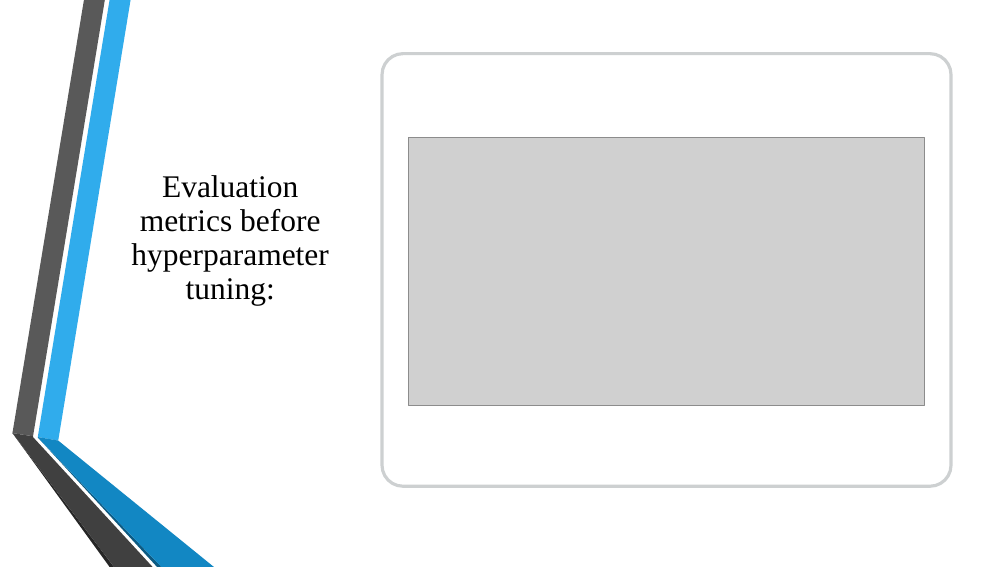
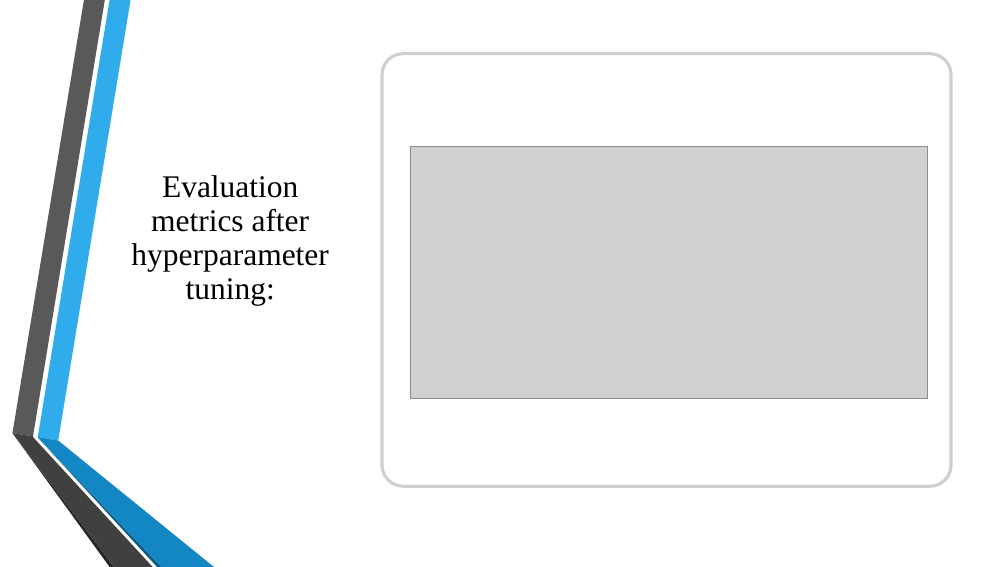
Before and after one commit to prakharmauryas/GlucoSense_Infosys_Internship_Nov2024, a slide deck: slide 15 of Sriraj-Penjerla/Presentation_Glucosense.pptx (slide 16 before the commit). Drawn at 1008x567 pixels with LibreOffice and Linux fonts; fonts in the diff are those of the drawing; grey boxes stand for pictures; background and template pictures are left out. Boxes give left, top, right and bottom in pixels: in the first picture for what was removed or moved away, otherwise in the second. Text is boxed around its words. In the diff, an @@ line names an element or a change of style, - is before the commit and + after.

```diff
--- a/Sriraj-Penjerla/Presentation_Glucosense.pptx
+++ b/Sriraj-Penjerla/Presentation_Glucosense.pptx
@@ picture: place and size @@
-picture at <box>408,138,924,406</box>
+picture at <box>410,146,927,398</box>
@@ title at <box>131,175,328,305</box>: text changed @@
-Evaluation metrics before hyperparameter tuning:
+Evaluation metrics after hyperparameter tuning:
```
Also in this commit, not shown: 5 other slides changed, 1 slide removed.
